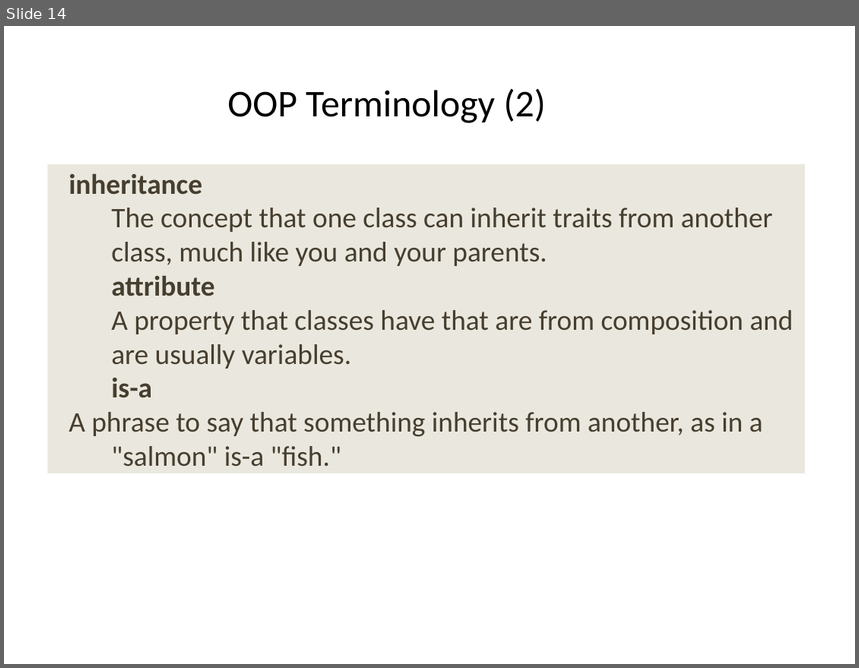
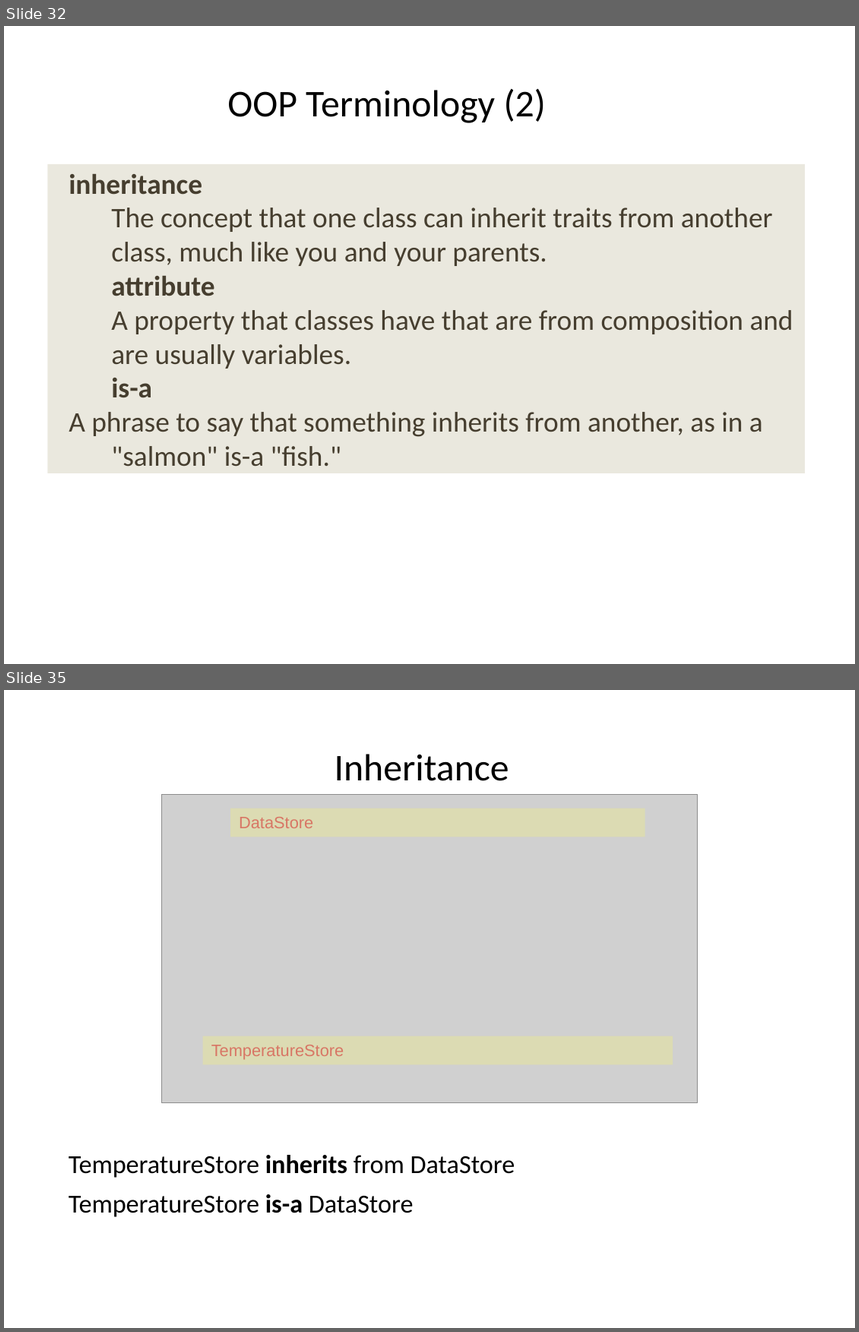
Before and after one commit to ncasuk/ncas-isc, a slide deck: python/presentations/learning_python/22_ceda-oop.pptx. Shown one above the other, each under a label of ours: slide 14 before the commit, slides 32 and 35 after it; the slides between them are not shown. The pictures are 859x668 and 859x1332 pixels, drawn with LibreOffice and Linux fonts; fonts in the diff are those of the drawing; grey boxes stand for pictures; background and template pictures are left out. Boxes give left, top, right and bottom in pixels: in the first picture for what was removed or moved away, otherwise in the second. Text is boxed around its words. In the diff, an @@ line names an element or a change of style, - is before the commit and + after.

```diff
--- a/python/presentations/learning_python/22_ceda-oop.pptx
+++ b/python/presentations/learning_python/22_ceda-oop.pptx
@@ slide 35 added at box(4, 690, 855, 1328), background picture (left out) @@
@@ title added at box(335, 754, 509, 781), 32 pt, text #000000 @@
+Inheritance
@@ picture added at box(161, 795, 698, 1103) @@
@@ rectangle added at box(230, 809, 645, 837), fill #DCDBB3, 14 pt, text #D87665 @@
+DataStore
@@ rectangle added at box(203, 1037, 673, 1065), fill #DCDBB3, 14 pt, text #D87665 @@
+TemperatureStore
@@ text added at box(69, 1155, 515, 1217), 22 pt, text #000000 @@
+TemperatureStore inherits from DataStore
+TemperatureStore is-a DataStore
@@ what was slide 14 is now slide 32 @@
```
Also in this commit, not shown: 5 slides changed, 26 other slides added, 1 other file.
